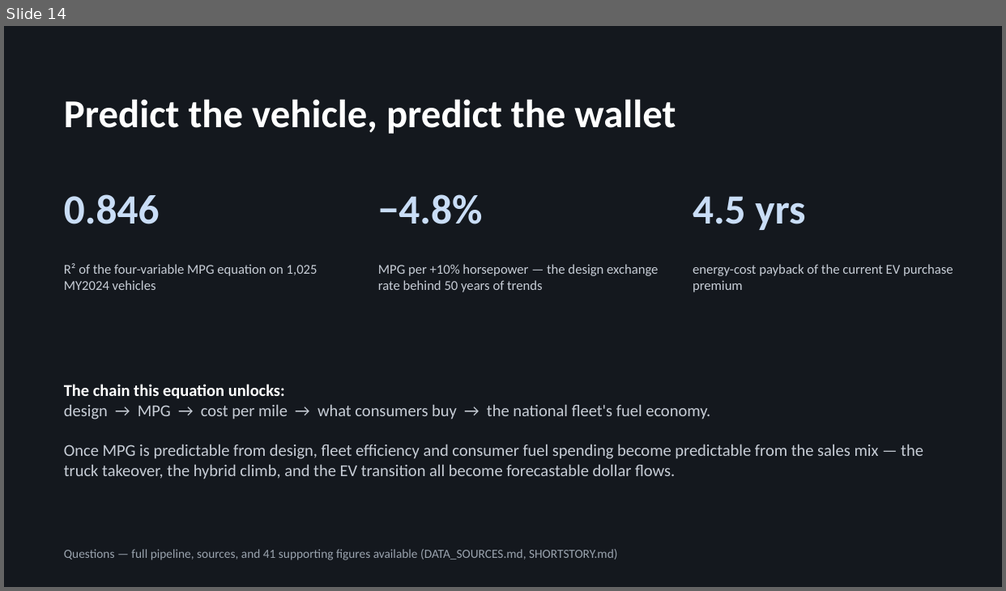
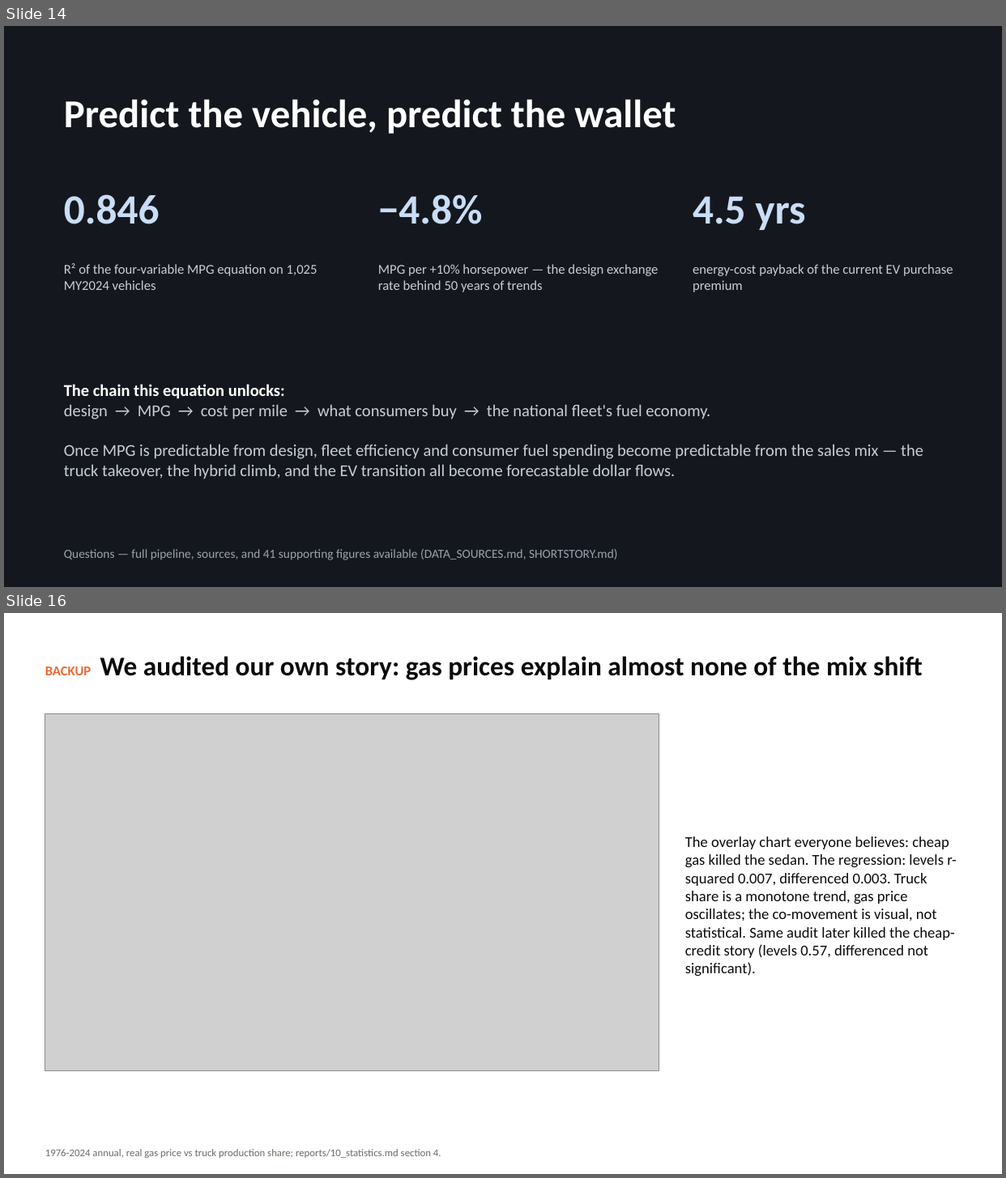
Before and after one commit to SCherwonik/OS3180, a slide deck: MPG Prediction Deck.pptx. Shown one above the other, each under a label of ours: slide 14 before the commit, slides 14 and 16 after it; the slides between them are not shown. The pictures are 1006x591 and 1006x1178 pixels, drawn with LibreOffice and Linux fonts; fonts in the diff are those of the drawing; grey boxes stand for pictures. Boxes give left, top, right and bottom in pixels: in the first picture for what was removed or moved away, otherwise in the second. Text is boxed around its words. In the diff, an @@ line names an element or a change of style, - is before the commit and + after.

```diff
--- a/MPG Prediction Deck.pptx
+++ b/MPG Prediction Deck.pptx
@@ slide 16 added at (4,613,1002,1174), background #FFFFFF @@
@@ text added at (45,656,923,680), 26 pt, text #0B0B0B, bold @@
+BACKUP We audited our own story: gas prices explain almost none of the mix shift
@@ picture added at (45,714,659,1071) @@
@@ text added at (685,837,957,977), 14.5 pt, text #0B0B0B @@
+The overlay chart everyone believes: cheap gas killed the sedan. The regression: levels r-squared 0.007, differenced 0.003. Truck share is a monotone trend, gas price oscillates; the co-movement is visual, not statistical. Same audit later killed the cheap-credit story (levels 0.57, differenced not significant).
@@ text added at (45,1149,441,1158), 10 pt, text #6E6C66 @@
+1976-2024 annual, real gas price vs truck production share; reports/10_statistics.md section 4.
```
Also in this commit, not shown: 5 other slides added, 7 other files.
